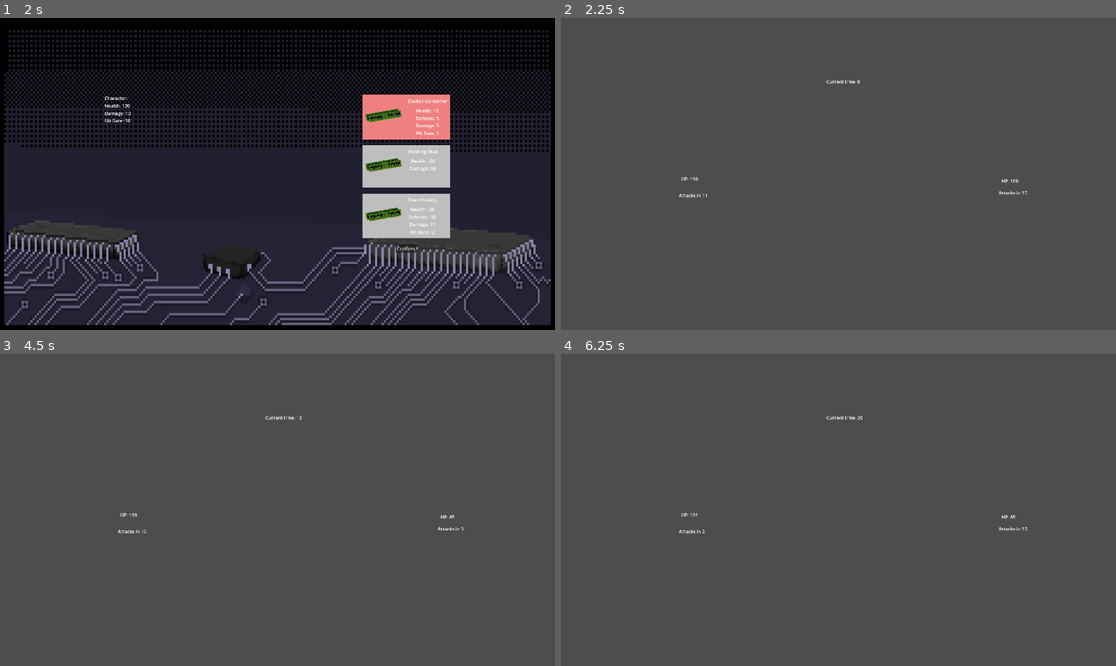
Above: before the commit, frames 1-4 (two rows, left to right).
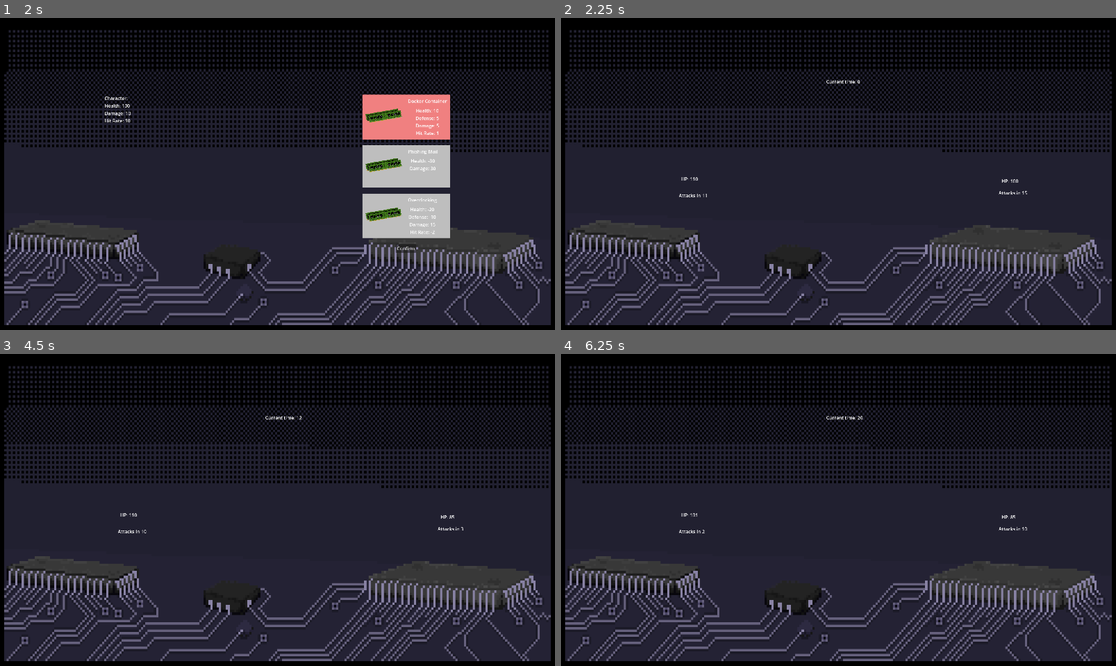
Above: after the commit, the same moments.

Repository: TheJustikar/piratesoftware-gamejam-16
Game: Godot game, scene res://Scenes/MainMenu/MainMenuScene.tscn
The game is run twice, just before and just after one commit, with the same random seed, the same clock (stepped at 60 frames per second) and the same inputs.
Inputs (mouse positions are in pixels of both pictures, inside the frame that each line leads up to):
- Up to frame 1 (2 s): click "START" at 0.5 s; tap Enter at 1.25 s; move the mouse to (405, 117) at 1.27 s; click (405, 117) at 1.42 s
- Up to frame 2 (2.25 s): click "Confirm" at 2 s
- Up to frame 3 (4.5 s): tap Space at 2.75, 4.25 s; move the mouse to (166, 525) at 2.77 s; click (166, 525) at 2.92 s; tap Enter at 3.5 s; move the mouse to (333, 441) at 3.52 s; click (333, 441) at 3.67 s; move the mouse to (249, 572) at 4.27 s; click (249, 572) at 4.42 s
- Up to frame 4 (6.25 s): tap Enter at 5 s; move the mouse to (1005, 556) at 5.02 s; click (1005, 556) at 5.17 s; tap Space at 5.75 s; move the mouse to (672, 463) at 5.77 s; click (672, 463) at 5.92 s

Frame 1 is identical in both runs. In frame 2, 96% of the frame differs, in the area x 0-100%, y 0-100%; in frame 3, 96%; in frame 4, 96%.

Commit message:
add to battle scene

Diff:
--- a/Scenes/Battle/BattleScene.tscn
+++ b/Scenes/Battle/BattleScene.tscn
@@ -1,9 +1,21 @@
-[gd_scene load_steps=2 format=3 uid="uid://53d6n0mbvlhj"]
+[gd_scene load_steps=3 format=3 uid="uid://53d6n0mbvlhj"]
 
 [ext_resource type="Script" path="res://Scenes/Battle/battle_scene.gd" id="1_orgtg"]
+[ext_resource type="Texture2D" uid="uid://cyby80we4y51g" path="res://GlobalAssets/battleground.png" id="2_d8utd"]
 
 [node name="Battle" type="Node2D"]
 script = ExtResource("1_orgtg")
+
+[node name="Background" type="CanvasLayer" parent="."]
+layer = -1
+
+[node name="TextureRect" type="TextureRect" parent="Background"]
+anchors_preset = 15
+anchor_right = 1.0
+anchor_bottom = 1.0
+grow_horizontal = 2
+grow_vertical = 2
+texture = ExtResource("2_d8utd")
 
 [node name="Player" type="Node2D" parent="."]
 position = Vector2(416, 546)
